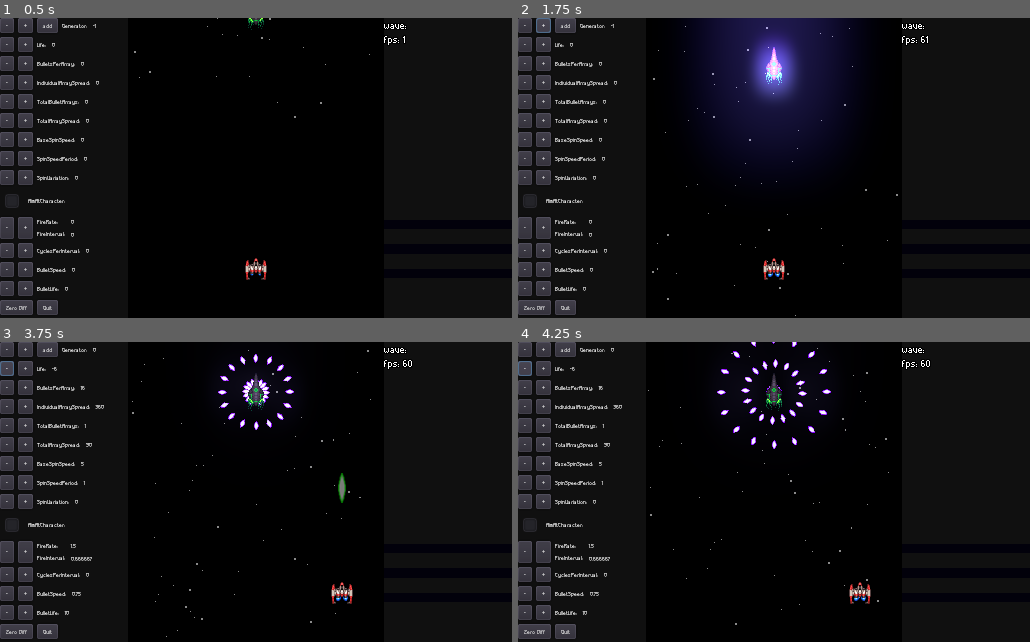
Above: before the commit, frames 1-4 (two rows, left to right).
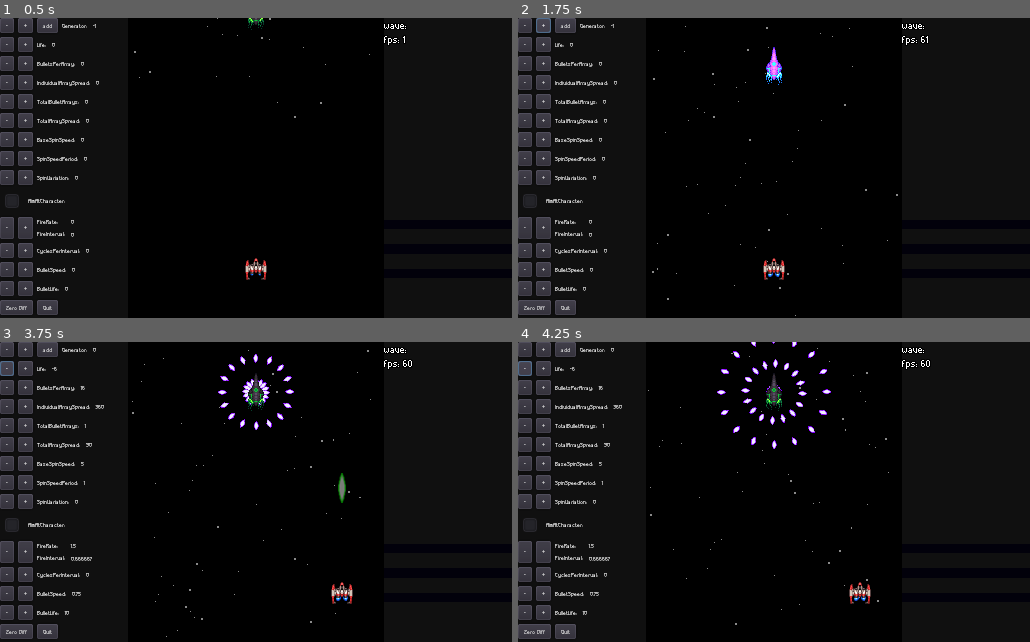
Above: after the commit, the same moments.

Repository: rockrick1/galaxy-stride
Game: Godot game, scene res://stages/generator_demo.tscn
Same seed, same stepped clock (60 frames per second), same inputs: the game is played once before the commit and once after it. This scene is started directly instead of the project's main scene.
Inputs (mouse positions are in pixels of both pictures, inside the frame that each line leads up to):
- Up to frame 1 (0.5 s): no input
- Up to frame 2 (1.75 s): click "-" at 0.5 s; click "+" at 1.25 s
- Up to frame 3 (3.75 s): move the mouse to (368, 477) at 2.02 s; hold Right (ui_right) 2.03-2.75 s; click "add" at 2.75 s; click "-" at 3.5 s
- Up to frame 4 (4.25 s): no input

Frame 1 is identical in both runs. In frame 2, 14% of the frame differs, in the area x 34-66%, y 0-50%; in frame 3, less than 0.1%; in frame 4, less than 0.1%.

Commit message:
game exploding?

Diff:
--- a/projectiles/base_shot.gd
+++ b/projectiles/base_shot.gd
@@ -1,15 +1,11 @@
 extends Node2D
 
-onready var env_settings = preload("res://projectiles/enemy/glow_env.tres")
-
-func _ready():
-	var env = WorldEnvironment.new()
-	env.set_environment(env_settings)
-	add_child(env)
+var mod_set = false
 
 func _process(_delta):
-	if $Sprite != null:
-		$Sprite.set_modulate(Color(1.1,1.1,1.1,1))
+	if $Sprite != null and not mod_set:
+		$Sprite.set_modulate(Color(1.3,1.3,1.3,1))
+		mod_set = true
 
 
 func set_vars(pos, shooter, dir):
--- a/projectiles/enemy/proj2.1.tscn
+++ b/projectiles/enemy/proj2.1.tscn
@@ -1,8 +1,7 @@
-[gd_scene load_steps=4 format=2]
+[gd_scene load_steps=3 format=2]
 
 [ext_resource path="res://assets/sprites/proj2.1.png" type="Texture" id=1]
 [ext_resource path="res://projectiles/base_projectile.gd" type="Script" id=2]
-[ext_resource path="res://projectiles/enemy/glow_env.tres" type="Environment" id=3]
 
 [node name="Projectile" type="Area2D"]
 scale = Vector2( 0.5, 0.5 )
@@ -30,9 +29,6 @@
 wait_time = 0.075
 autostart = true
 
-[node name="WorldEnvironment" type="WorldEnvironment" parent="."]
-environment = ExtResource( 3 )
-
 [connection signal="body_entered" from="." to="." method="_on_Projectile_body_entered"]
 [connection signal="timeout" from="DeathTimer" to="." method="_on_DeathTimer_timeout"]
 [connection signal="timeout" from="CharSearchRefresh" to="." method="_on_CharSearchRefresh_timeout"]
--- a/stages/test_stage.tscn
+++ b/stages/test_stage.tscn
@@ -7,6 +7,7 @@
 [ext_resource path="res://characters/enemy_generator.tscn" type="PackedScene" id=5]
 [ext_resource path="res://assets/music/Mercury.wav" type="AudioStream" id=6]
 [ext_resource path="res://shaders/CA.tres" type="Material" id=7]
+[ext_resource path="res://shaders/glow_env.tres" type="Environment" id=8]
 
 [sub_resource type="RectangleShape2D" id=3]
 extents = Vector2( 8, 7.99999 )
@@ -144,6 +145,9 @@
 one_shot = true
 autostart = true
 
+[node name="WorldEnvironment" type="WorldEnvironment" parent="."]
+environment = ExtResource( 8 )
+
 [connection signal="body_shape_entered" from="AutoCollectZone" to="." method="_on_AutoCollectZone_body_shape_entered"]
 [connection signal="body_shape_exited" from="AutoCollectZone" to="." method="_on_AutoCollectZone_body_shape_exited"]
 [connection signal="timeout" from="StartTimer" to="." method="_on_StartTimer_timeout"]
Renamed: projectiles/enemy/glow_env.tres -> shaders/glow_env.tres
Not shown: 1 places in stages/test_stage.tscn that only renumber resources
